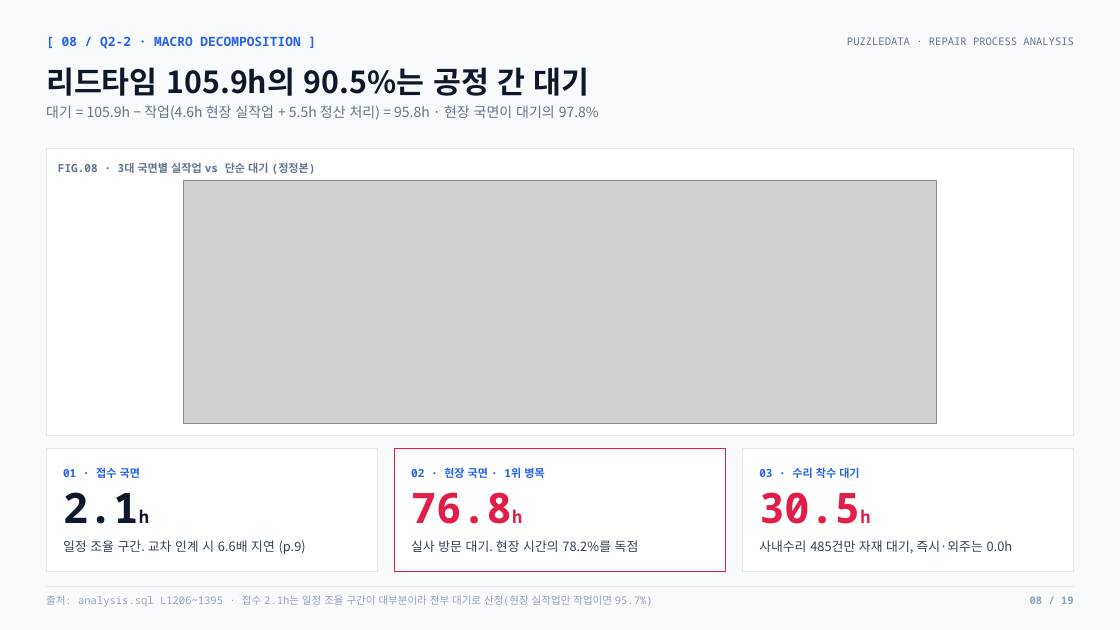
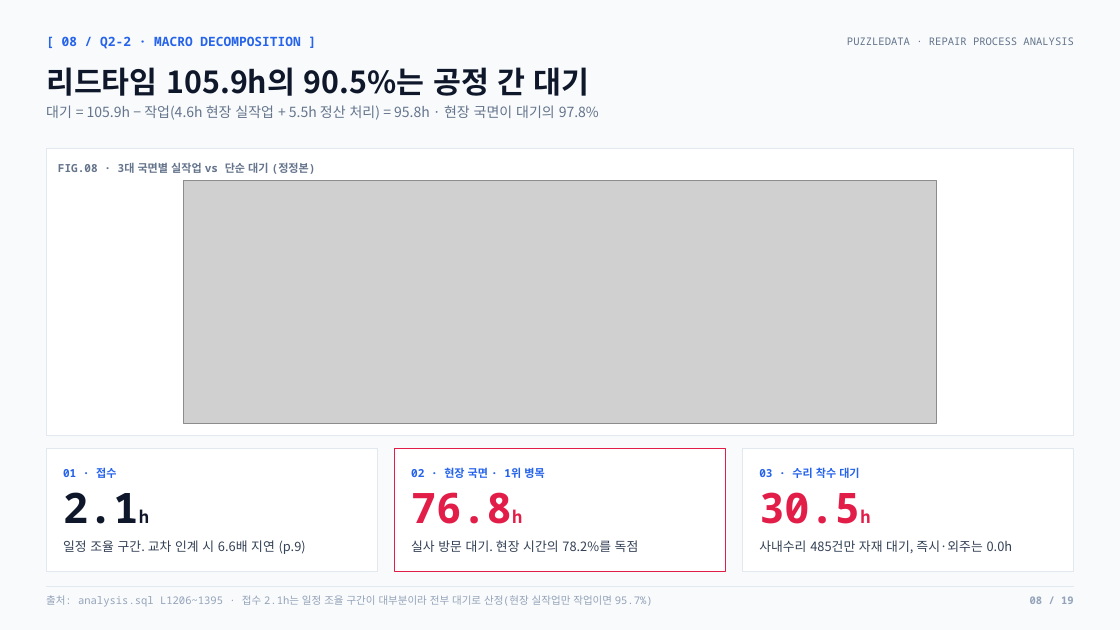
Before and after one commit to nus1245/puzzle_data, a slide deck: slide 8 of outputs/pptx/puzzledata_repair_report.pptx. Drawn at 1120x630 pixels with LibreOffice and Linux fonts; fonts in the diff are those of the drawing; grey boxes stand for pictures. Boxes give left, top, right and bottom in pixels: in the first picture for what was removed or moved away, otherwise in the second. Text is boxed around its words. In the diff, an @@ line names an element or a change of style, - is before the commit and + after.

```diff
--- a/outputs/pptx/puzzledata_repair_report.pptx
+++ b/outputs/pptx/puzzledata_repair_report.pptx
@@ text at (63,467,116,478): text changed @@
-01 · 접수 국면
+01 · 접수
```
Also in this commit, not shown: 1 other slide changed, 5 other files.
